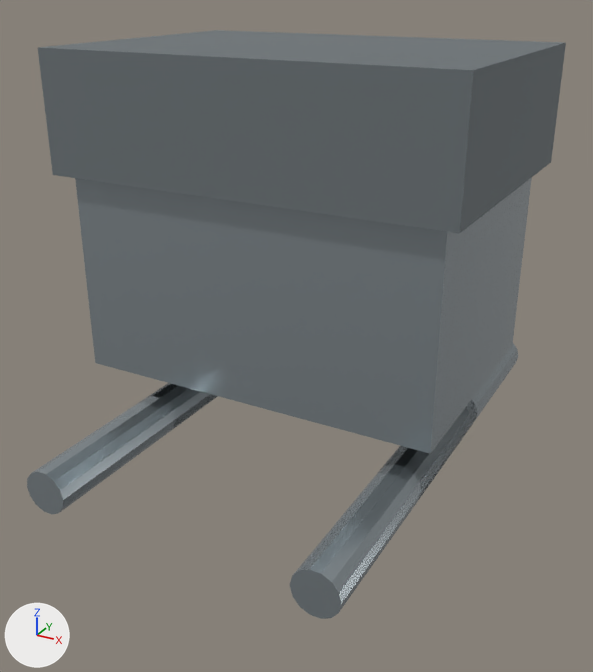
Before and after pictures for a commit that changed the glTF model public/builder-assets/openlife/grill_basic.glb.
Before and after are seen from a 50 mm lens placed at (0.658, -1.245, 1.078), pointed at (-0.016, -0.02, 0.466). The axes (+X, +Y, +Z) are drawn at lower left. The lights are the same throughout. The first picture is the older version.

Objects in the first picture: 'p000', 'p001', 'p002', 'p003', 'p004', 'p005', 'p006'.
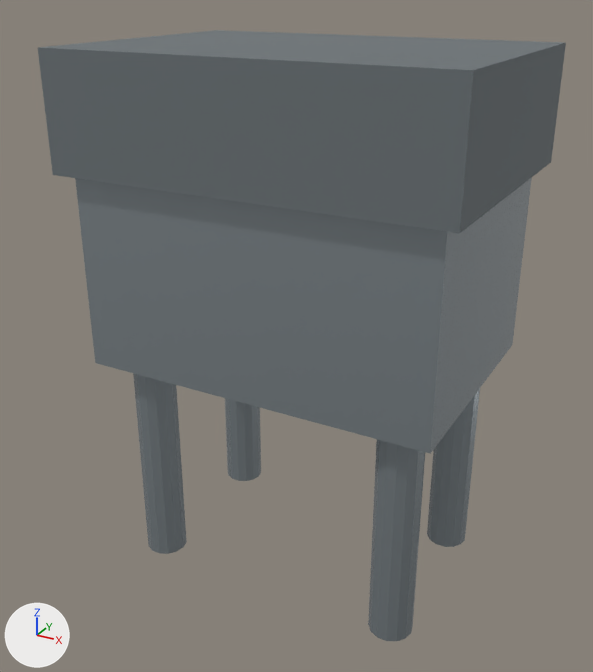
Boxes (x1, y1, x2, y2) around the edits, measured in the pictures (593 x 672 px):
'p003', moved, turned
    before: (290, 399, 477, 619)
    after: (368, 439, 425, 641)
'p002', moved, turned
    before: (27, 383, 215, 514)
    after: (133, 373, 187, 554)
'p005', moved, turned
    before: (380, 343, 518, 498)
    after: (427, 389, 480, 547)
'p004', moved, turned
    before: (146, 383, 218, 430)
    after: (225, 398, 261, 481)

The change, as a diff of the scene's bpy script:
```diff
--- a/public/builder-assets/openlife/grill_basic.glb.py
+++ b/public/builder-assets/openlife/grill_basic.glb.py
@@ ob_p002 @@
 ob_p002 = bpy.data.objects.new('p002', me_geometry_2)
-ob_p002.location = (0.0, 0.0, 0.0)
+ob_p002.location = (0.0, 0.15, 0.45)
+ob_p002.rotation_euler = (1.571, 0.0, 0.0)  # degrees (90, 0, 0)
@@ ob_p003 @@
 ob_p003 = bpy.data.objects.new('p003', me_geometry_3)
-ob_p003.location = (0.0, 0.0, 0.0)
+ob_p003.location = (0.0, 0.15, 0.45)
+ob_p003.rotation_euler = (1.571, 0.0, 0.0)  # degrees (90, 0, 0)
@@ ob_p004 @@
 ob_p004 = bpy.data.objects.new('p004', me_geometry_4)
-ob_p004.location = (0.0, 0.0, 0.0)
+ob_p004.location = (0.0, 0.45, 0.15)
+ob_p004.rotation_euler = (1.571, 0.0, 0.0)  # degrees (90, 0, 0)
@@ ob_p005 @@
 ob_p005 = bpy.data.objects.new('p005', me_geometry_5)
-ob_p005.location = (0.0, 0.0, 0.0)
+ob_p005.location = (0.0, 0.45, 0.15)
+ob_p005.rotation_euler = (1.571, 0.0, 0.0)  # degrees (90, 0, 0)
```
